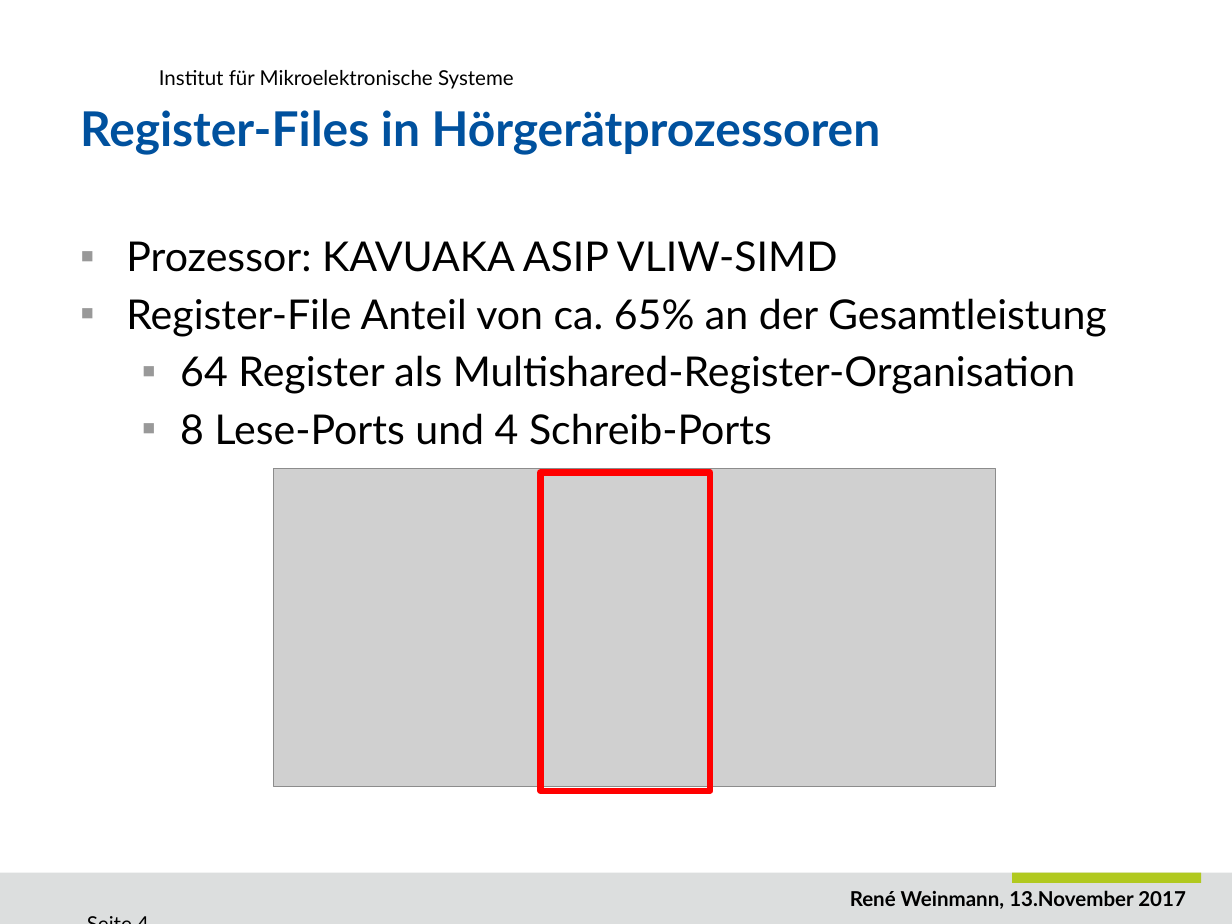
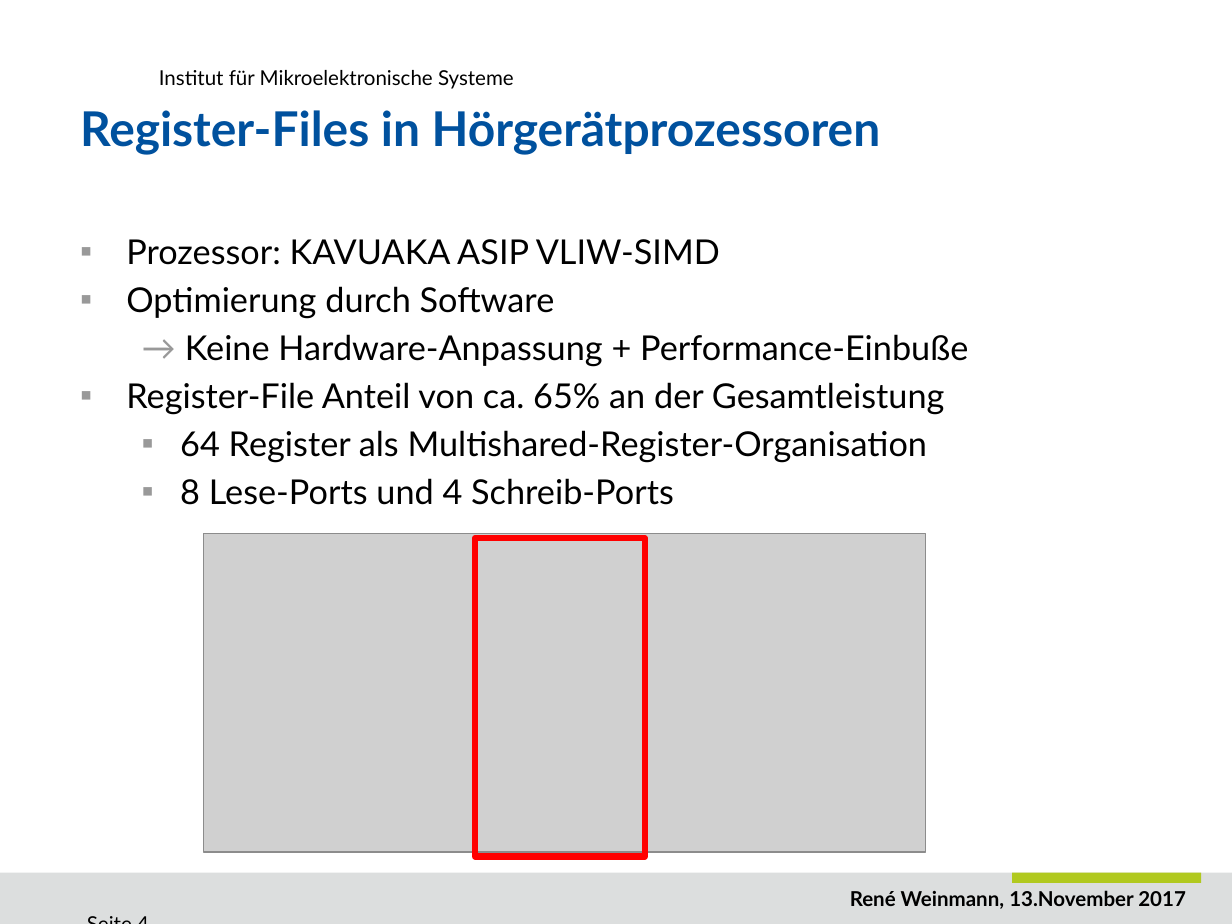
Before and after one commit to ReneWeinmann/Masterarbeit, a slide deck: slide 4 of Presentation_Rene_Weinmann.pptx. Drawn at 1232x924 pixels with LibreOffice and Linux fonts; fonts in the diff are those of the drawing; grey boxes stand for pictures; background and template pictures are left out. Boxes give left, top, right and bottom in pixels: in the first picture for what was removed or moved away, otherwise in the second. Text is boxed around its words. In the diff, an @@ line names an element or a change of style, - is before the commit and + after.

```diff
--- a/Presentation_Rene_Weinmann.pptx
+++ b/Presentation_Rene_Weinmann.pptx
@@ text at (x1=126, y1=239, x2=945, y2=505): size 24 to 20 pt in "Prozessor: KAVUAKA ASIP VLIW-SIMD", "Register-File Anteil von ca. 65% an der ...", "64 Register als Multishared-Register-Organisation", "8 Lese-Ports und 4 Schreib-Ports" @@
@@ text at (x1=126, y1=286, x2=968, y2=367): paragraphs added @@
+▪ Optimierung durch Software
+  → Keine Hardware-Anpassung + Performance-Einbuße
@@ picture moved from (x1=274, y1=468, x2=995, y2=786) to (x1=203, y1=533, x2=925, y2=851) @@
@@ rectangle moved from (x1=541, y1=473, x2=711, y2=791) to (x1=476, y1=538, x2=646, y2=856) @@
```
Also in this commit, not shown: 9 other slides changed, 6 other files.
